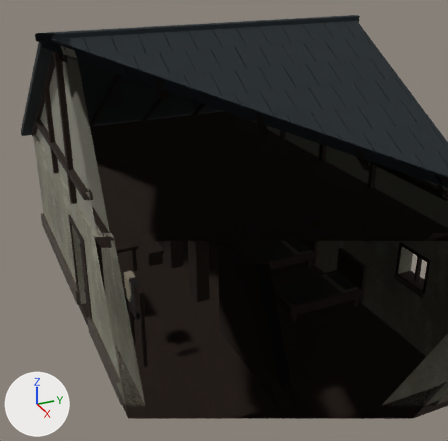
What one commit did to the glTF model assets/buildings/world-architecture-v1/s_caravan_inn.glb.
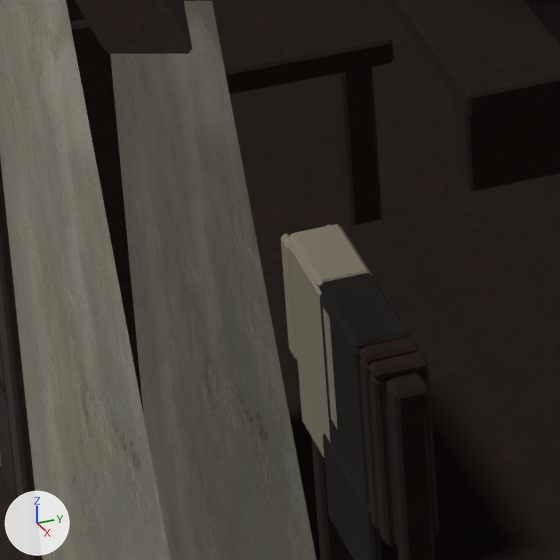
There are two pictures of each version: one from a 50 mm lens placed at (13.36, -5.75, 8.62), pointed at (-1.22, 0.81, 1.33), one close up on the part from 19% to 36% of the width and 55% to 72% of the height. The axes (+X, +Y, +Z) are drawn at lower left. The lights are the same throughout. The first two pictures are the older version. Everything nearer to the camera than a plane just in front of the edit is cut away. Objects named as collision shapes, trigger or cutter boxes, shadow casters or lower levels of detail are left out. Where no turn or scale is listed for an object, it has been applied to the vertices. Vertices at exactly the same position are counted once.

Objects in the first close-up: 'Door plank', 'bed frame', 'dark wool blanket', 'drying leggings fold', 'drying shirt fold', 'entry left', 'floor' and 2 more.
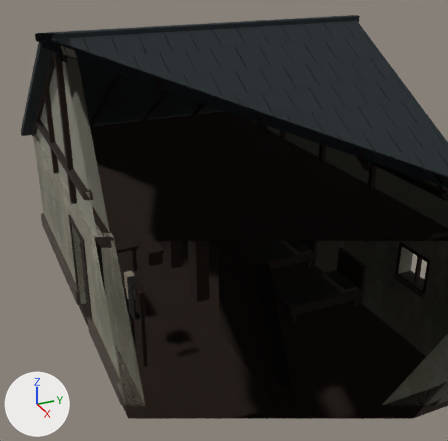
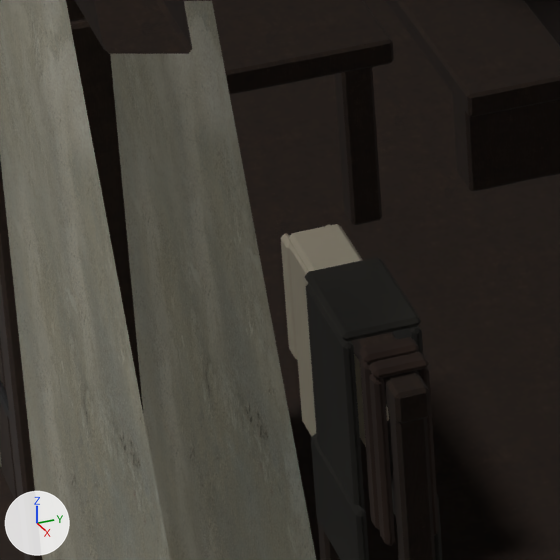
The change, as a diff of the scene's bpy script:
```diff
--- a/assets/buildings/world-architecture-v1/s_caravan_inn.glb.py
+++ b/assets/buildings/world-architecture-v1/s_caravan_inn.glb.py
@@ me_cube_089 @@
 # used by ob_dark_wool_blanket; location = (-4.9, 1.73, 0.513)
-me_cube_089.from_pydata(...)  # 308 vertices, 572 faces; spans x -0.49..7.24, y -4.57..1.2, z -0.01..1.42
+me_cube_089.from_pydata(...)  # 312 vertices, 572 faces; spans x -0.49..7.24, y -4.6..1.2, z -0.01..1.45
+# me_cube_089 part 1
+# 10 vertices are removed from x 6.75..7.15, y -4.56..-4.4, z 1.38..1.39
+# 136 faces are deleted
+# 13 vertices in x 6.75..7.15, y -4.56..-4.55, z 0.59..1.42 move by (0.0, -0.03, 0.03)
+# 7 vertices in x 6.75..7.15, y -4.41..-4.4, z 1.39..1.42 move by (0.0, 0.03, 0.03)
+# 7 vertices in x 6.75..7.15, y -4.54..-4.53, z 0.59..1.39 move by (0.0, -0.04, 0.03)
+# 4 vertices in x 6.75..7.15, y -4.56..-4.55, z 1.4 move by (0.0, -0.03, 0.04)
+# 4 vertices in x 6.75..7.15, y -4.41..-4.4, z 1.4 move by (0.0, 0.03, 0.04)
+# 4 vertices in x 6.75..7.15, y -4.54..-4.53, z 1.38 move by (0.0, -0.04, 0.02)
+# 67 vertices move from x 6.71..7.19, y -4.57..-4.39, z 0.59..1.39 to x 6.71..7.19, y -4.6..-4.36, z 0.59..1.42
+# 14 vertices are added at x 6.75..7.15, y -4.59..-4.38, z 0.62..1.42
+# 136 new faces join them
+# me_cube_089 part 2: 109 kept faces spanning x 6.71..7.19, y -4.6..-4.36, z 0.59..1.42 get new texture (UV) coordinates
 me_cube_089.materials.append(mat_s_dark_wool)
```

What differs and where, as boxes [x1, y1, x2, y2] in the close-ups (560 x 560 px; the box of a moved part takes in the faces that stretch with it):
'dark wool blanket', reshaped: before [317, 270, 410, 560]; after [305, 257, 442, 560]
part 1 of me_cube_089, moved or reshaped: before [317, 270, 408, 560]; after [305, 259, 421, 514]
part 2 of me_cube_089, surface changed: before [323, 406, 397, 560]; after [311, 326, 423, 560]
